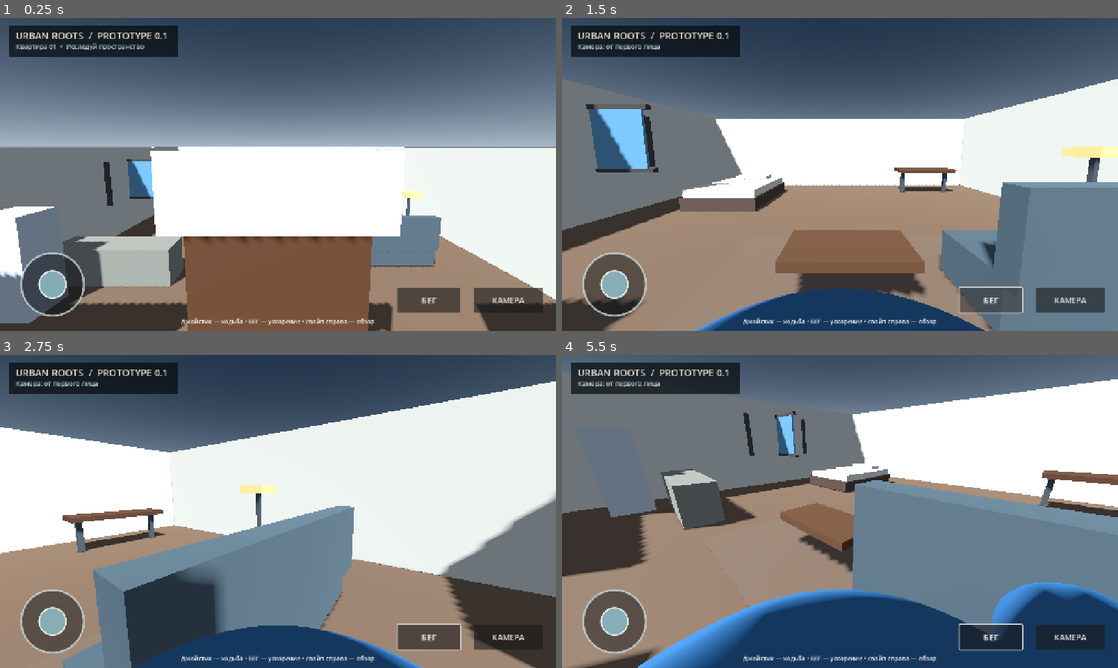
Above: before the commit, frames 1-4 (two rows, left to right).
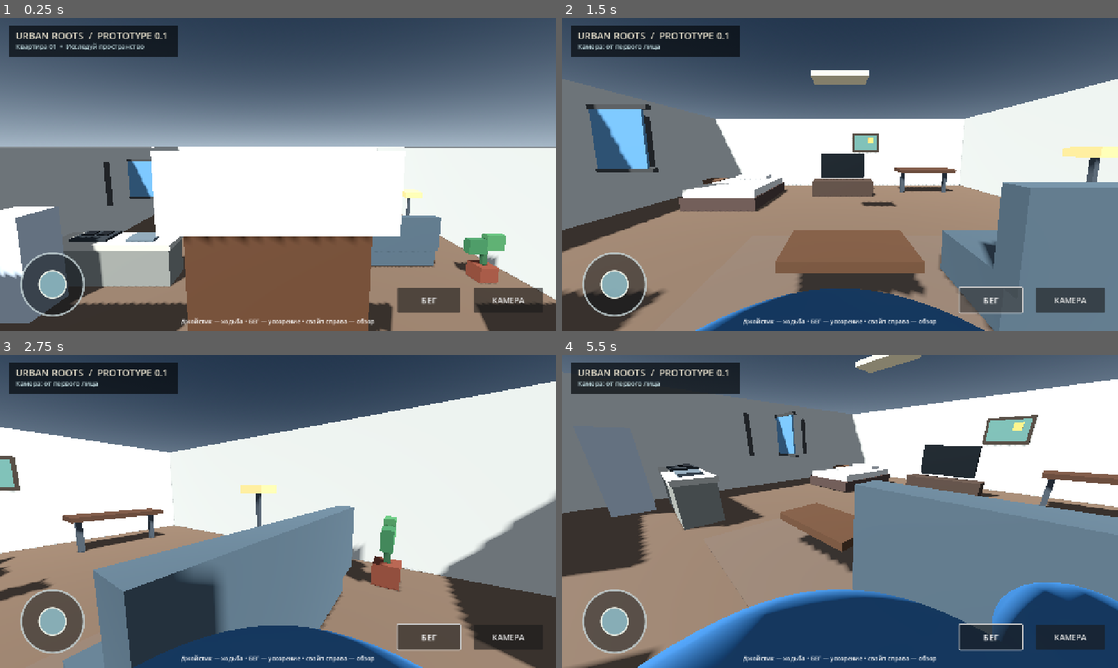
Above: after the commit, the same moments.

Repository: filesgloom-png/URBAN-ROOTS
Game: Godot game, scene res://scenes/main.tscn
Same seed, same stepped clock (60 frames per second), same inputs: the game is played once before the commit and once after it.
Inputs (mouse positions are in pixels of both pictures, inside the frame that each line leads up to):
- Up to frame 1 (0.25 s): no input
- Up to frame 2 (1.5 s): click "КАМЕРА" at 0.5 s; click "БЕГ" at 1.25 s
- Up to frame 3 (2.75 s): tap Enter at 2 s; drag from (50, 621) to (333, 442) at 2.02 s
- Up to frame 4 (5.5 s): drag from (728, 527) to (812, 574) at 2.77 s; tap Space at 3.5 s; move the mouse to (895, 442) at 3.52 s; hold D (move_right) 3.53-4.25 s; tap V at 3.6, 5.1 s; drag from (812, 574) to (673, 464) at 4.27 s; tap Enter at 5 s; move the mouse to (1006, 558) at 5.02 s; hold A (move_left) from 5.03 s (still down)

The runs differ from the first frame. In frame 1, 2.1% of the frame differs, in the area x 11-91%, y 68-86%; in frame 2, 2.8%; in frame 3, 1.8%; in frame 4, 3.5%, in the area x 17-86%, y 0-55%.

Commit message:
Add lived-in apartment interior details

Diff:
--- a/scripts/main.gd
+++ b/scripts/main.gd
@@ -108,6 +108,26 @@
 	_box(self, "Fridge", Vector3(0.85, 2.0, 0.8), Vector3(-5.0, 1.0, 3.6), Color(0.72, 0.75, 0.76))
 	_box(self, "LampStem", Vector3(0.08, 1.1, 0.08), Vector3(4.5, 1.05, 0.1), trim_mat)
 	_box(self, "LampShade", Vector3(0.55, 0.18, 0.55), Vector3(4.5, 1.65, 0.1), Color(0.9, 0.75, 0.48), false)
+	# Small lived-in details: bedside table, wall art, media unit, plant and kitchen fixtures.
+	_box(self, "BedsideTable", Vector3(0.65, 0.58, 0.62), Vector3(-4.85, 0.29, -4.0), Color(0.38, 0.27, 0.19))
+	_box(self, "BedsideDrawer", Vector3(0.48, 0.18, 0.04), Vector3(-4.85, 0.38, -3.67), Color(0.55, 0.4, 0.29), false)
+	_box(self, "BedsideHandle", Vector3(0.12, 0.035, 0.035), Vector3(-4.85, 0.38, -3.63), Color(0.78, 0.7, 0.52), false)
+	_box(self, "WallPictureFrame", Vector3(1.25, 0.85, 0.08), Vector3(1.2, 2.05, -5.78), Color(0.24, 0.2, 0.16), false)
+	_box(self, "WallPictureCanvas", Vector3(1.08, 0.68, 0.025), Vector3(1.2, 2.05, -5.72), Color(0.36, 0.53, 0.48), false)
+	_box(self, "PictureSun", Vector3(0.24, 0.24, 0.03), Vector3(1.45, 2.17, -5.69), Color(0.9, 0.67, 0.36), false)
+	_box(self, "TVStand", Vector3(2.2, 0.58, 0.55), Vector3(0.1, 0.29, -3.7), Color(0.28, 0.22, 0.18))
+	_box(self, "TVScreen", Vector3(1.65, 0.95, 0.1), Vector3(0.1, 1.12, -3.95), Color(0.045, 0.075, 0.09), false)
+	_box(self, "TVStandShelf", Vector3(1.7, 0.06, 0.4), Vector3(0.1, 0.15, -3.68), Color(0.4, 0.31, 0.23), false)
+	_box(self, "PlantPot", Vector3(0.42, 0.38, 0.42), Vector3(5.0, 0.19, 2.55), Color(0.48, 0.25, 0.18))
+	_box(self, "PlantStem", Vector3(0.1, 0.65, 0.1), Vector3(5.0, 0.65, 2.55), Color(0.2, 0.36, 0.23), false)
+	_box(self, "PlantLeafLeft", Vector3(0.42, 0.35, 0.18), Vector3(4.78, 0.85, 2.55), Color(0.22, 0.43, 0.27), false)
+	_box(self, "PlantLeafRight", Vector3(0.42, 0.38, 0.18), Vector3(5.2, 0.95, 2.55), Color(0.27, 0.49, 0.3), false)
+	_box(self, "KitchenWorktop", Vector3(2.9, 0.12, 0.82), Vector3(-3.9, 0.95, 2.5), Color(0.72, 0.7, 0.64), false)
+	_box(self, "StoveTop", Vector3(0.85, 0.06, 0.58), Vector3(-4.45, 1.05, 2.45), Color(0.18, 0.2, 0.21), false)
+	_box(self, "StoveBurnerLeft", Vector3(0.26, 0.025, 0.26), Vector3(-4.63, 1.095, 2.38), Color(0.08, 0.09, 0.1), false)
+	_box(self, "StoveBurnerRight", Vector3(0.26, 0.025, 0.26), Vector3(-4.27, 1.095, 2.38), Color(0.08, 0.09, 0.1), false)
+	_box(self, "SinkBasin", Vector3(0.65, 0.06, 0.45), Vector3(-3.25, 1.04, 2.48), Color(0.38, 0.43, 0.45), false)
+	_box(self, "CeilingLight", Vector3(1.0, 0.08, 0.45), Vector3(0, 3.0, -0.2), Color(0.94, 0.84, 0.64), false)
 
 func _build_player() -> void:
 	player = CharacterBody3D.new()
